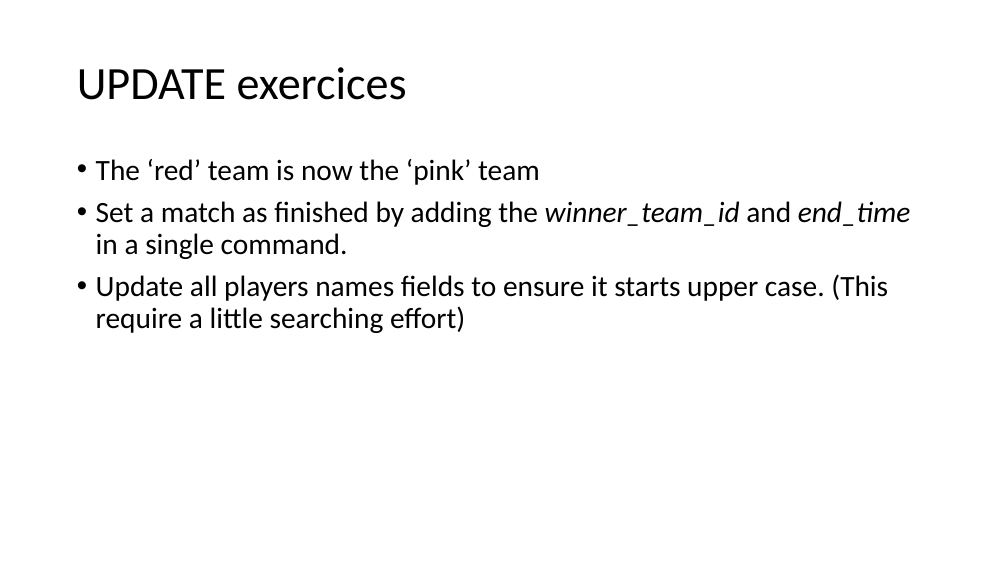
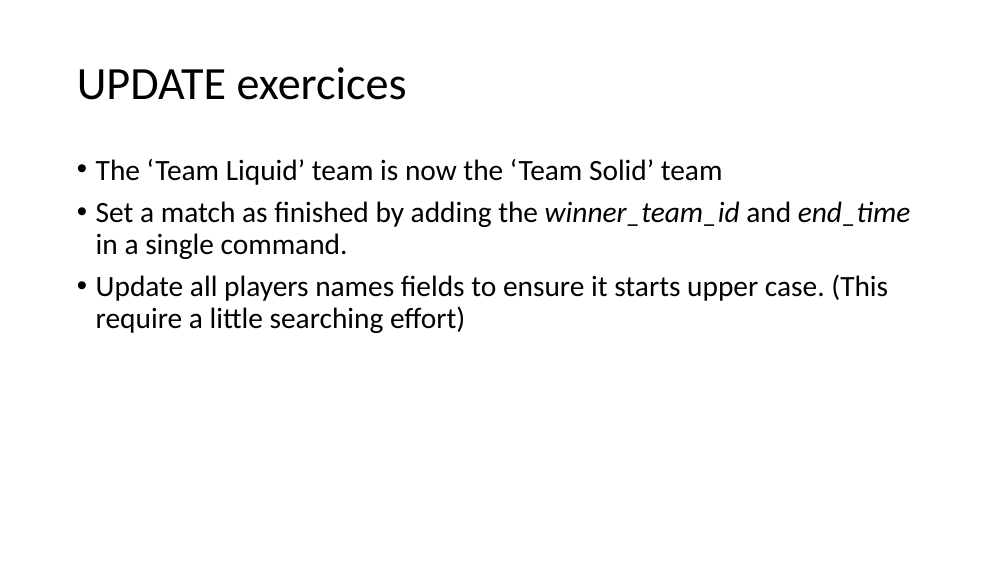
Before and after one commit to zeemil/ecoleit-1sql, a slide deck: slide 23 of 02 - Exercices SQL.pptx. Drawn at 1008x567 pixels with LibreOffice and Linux fonts; fonts in the diff are those of the drawing. Boxes give left, top, right and bottom in pixels: in the first picture for what was removed or moved away, otherwise in the second. Text is boxed around its words. In the diff, an @@ line names an element or a change of style, - is before the commit and + after.

Commit message:
all exercices in queries.sql and PPTX corrections

```diff
--- a/02 - Exercices SQL.pptx
+++ b/02 - Exercices SQL.pptx
@@ text at (96,159,723,185): text changed @@
-• The ‘red’ team is now the ‘pink’ team
+• The ‘Team Liquid’ team is now the ‘Team Solid’ team
```
Also in this commit, not shown: 1 other file.
